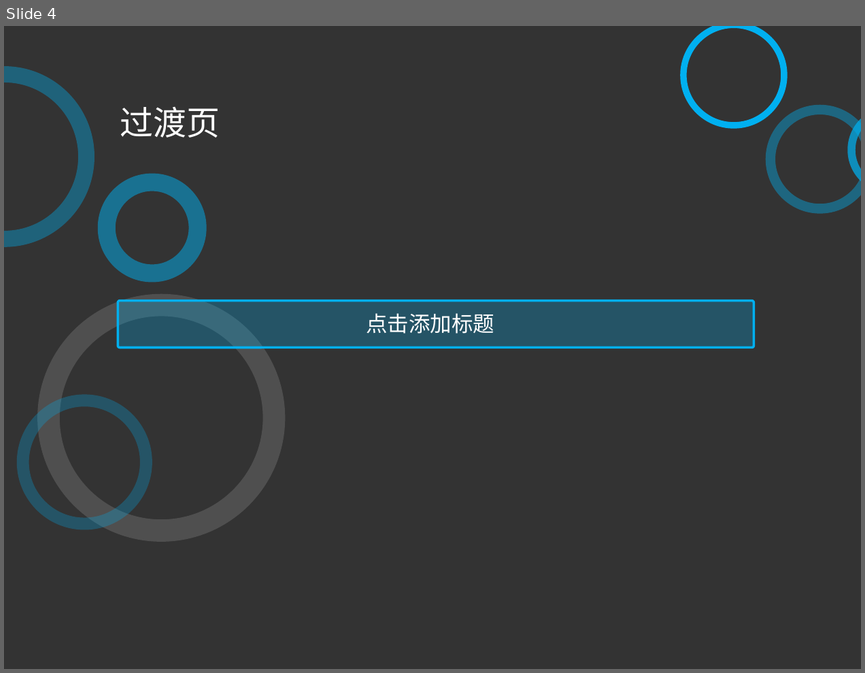
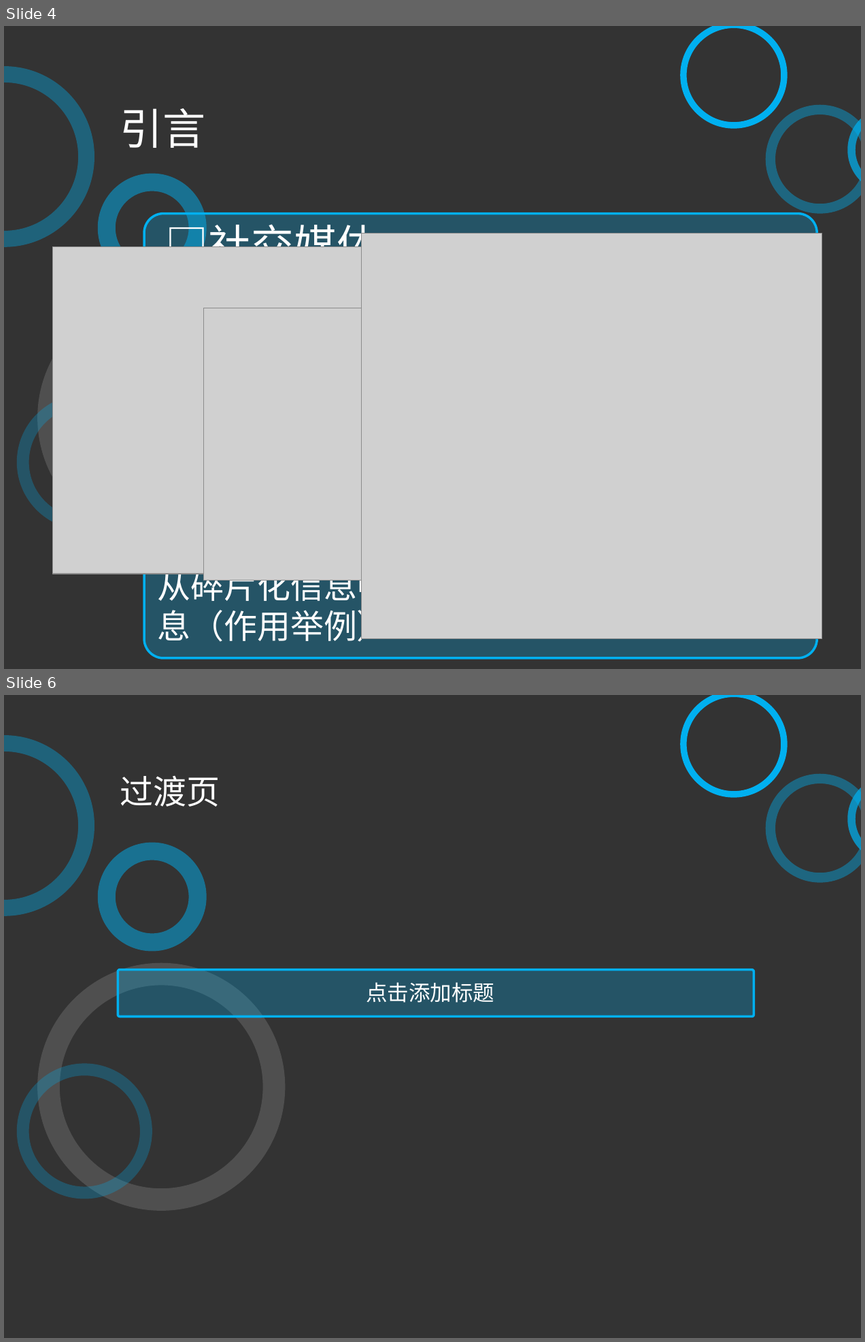
Before and after one commit to xsongx/MyThesis, a slide deck: 答辩.ppt. Shown one above the other, each under a label of ours: slide 4 before the commit, slides 4 and 6 after it; the slides between them are not shown. The pictures are 865x673 and 865x1342 pixels, drawn with LibreOffice and Linux fonts; fonts in the diff are those of the drawing; grey boxes stand for pictures. Boxes give left, top, right and bottom in pixels: in the first picture for what was removed or moved away, otherwise in the second. Text is boxed around its words. In the diff, an @@ line names an element or a change of style, - is before the commit and + after.

```diff
--- a/答辩.ppt
+++ b/答辩.ppt
@@ slide 4 added at box(4, 26, 861, 669), background #333333 @@
@@ freeform shape added at box(680, 26, 787, 129), fill #00B0F0 @@
@@ freeform shape added at box(4, 66, 95, 247), fill #00B0F0 at 38% opacity @@
@@ freeform shape added at box(766, 105, 861, 214), fill #00B0F0 at 41% opacity @@
@@ freeform shape added at box(847, 106, 861, 194), fill #00B0F0 at 72% opacity @@
@@ text added at box(120, 108, 206, 148), 36 pt, text #FFFFFF @@
+引言
@@ freeform shape added at box(97, 174, 206, 282), fill #00B0F0 at 50% opacity @@
@@ rounded rectangle added at box(145, 214, 817, 658), fill #00B0F0 at 27% opacity, outline #00B0F0 2.01 pt @@
@@ text added at box(166, 217, 392, 351), 28 pt, text #FFFFFF @@
+□社交媒体:
+媒体特性
+社交特性
@@ picture added at box(53, 247, 486, 573) @@
@@ picture added at box(361, 233, 822, 639) @@
@@ freeform shape added at box(37, 294, 285, 542), fill #FFFFFF at 14% opacity @@
@@ picture added at box(204, 308, 680, 580) @@
@@ text added at box(157, 360, 756, 494), 28 pt, text #FFFFFF @@
+□信息碎片化:
+用户的完整观点信息被淹没在碎片化信息海洋中
@@ freeform shape added at box(17, 395, 152, 530), fill #00B0F0 at 27% opacity @@
@@ text added at box(157, 513, 756, 641), 28 pt, text #FFFFFF @@
+□用户观点信息:
+从碎片化信息中抽取并集成用户的观点信息（作用举例）
@@ what was slide 4 is now slide 6 @@
```
Also in this commit, not shown: 3 other slides added, 2 slides removed, 28 other files.
